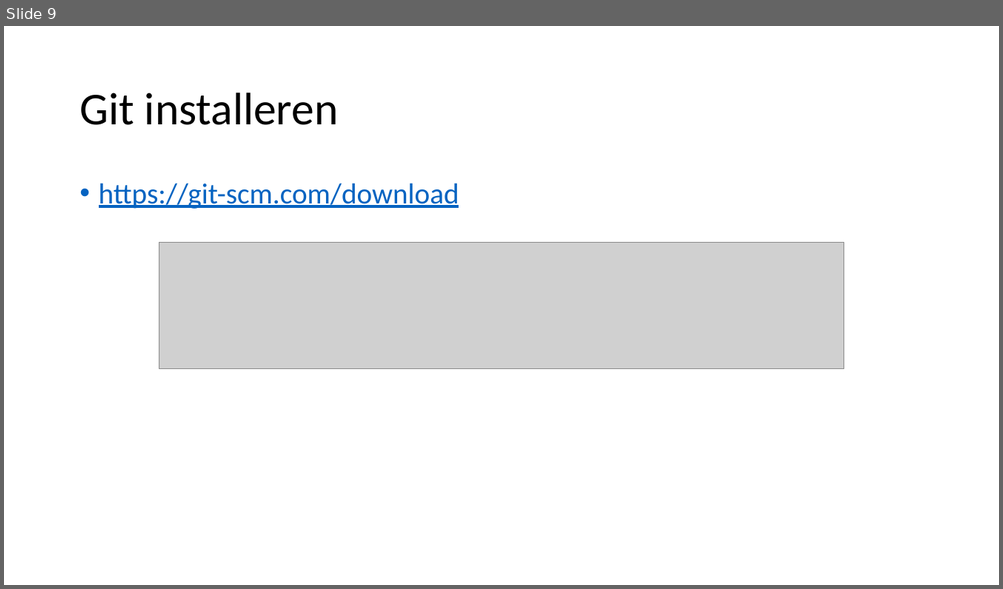
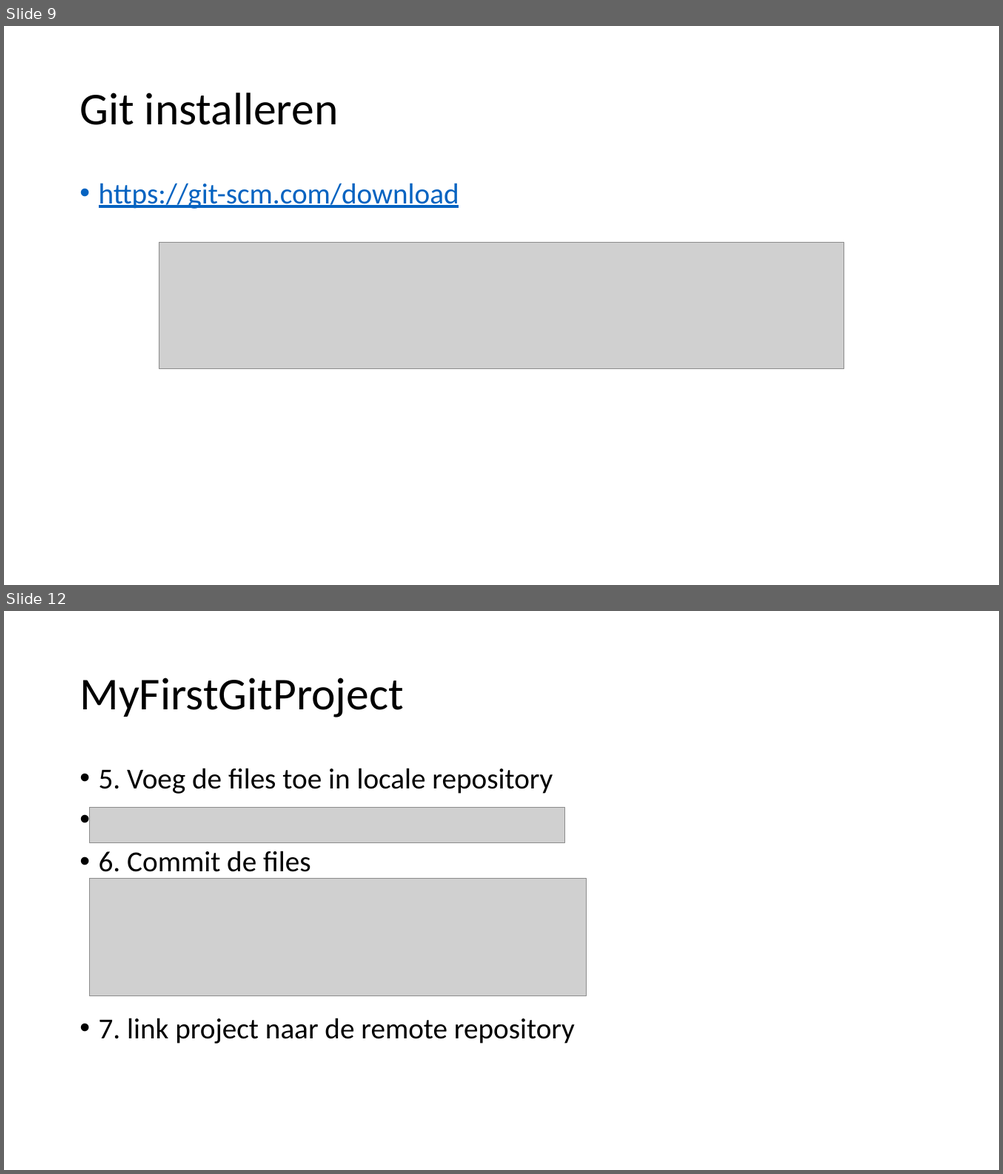
Before and after one commit to tomovermeers/MyFirstGitProject, a slide deck: GIT.pptx. Shown one above the other, each under a label of ours: slide 9 before the commit, slides 9 and 12 after it; the slides between them are not shown. The pictures are 1003x589 and 1003x1174 pixels, drawn with LibreOffice and Linux fonts; fonts in the diff are those of the drawing; grey boxes stand for pictures. Boxes give left, top, right and bottom in pixels: in the first picture for what was removed or moved away, otherwise in the second. Text is boxed around its words. In the diff, an @@ line names an element or a change of style, - is before the commit and + after.

```diff
--- a/GIT.pptx
+++ b/GIT.pptx
@@ slide 12 added at (x1=4, y1=611, x2=999, y2=1170), background #FFFFFF @@
@@ title added at (x1=79, y1=678, x2=403, y2=718), 44 pt, text #000000 @@
+MyFirstGitProject
@@ text added at (x1=99, y1=768, x2=575, y2=1044), 28 pt, text #000000 @@
+• 5. Voeg de files toe in locale repository
+• µ
+• 6. Commit de files
+• 7. link project naar de remote repository
@@ picture added at (x1=89, y1=808, x2=565, y2=843) @@
@@ picture added at (x1=89, y1=879, x2=586, y2=996) @@
```
Also in this commit, not shown: 2 slides changed, 2 other slides added, 1 slide removed.
